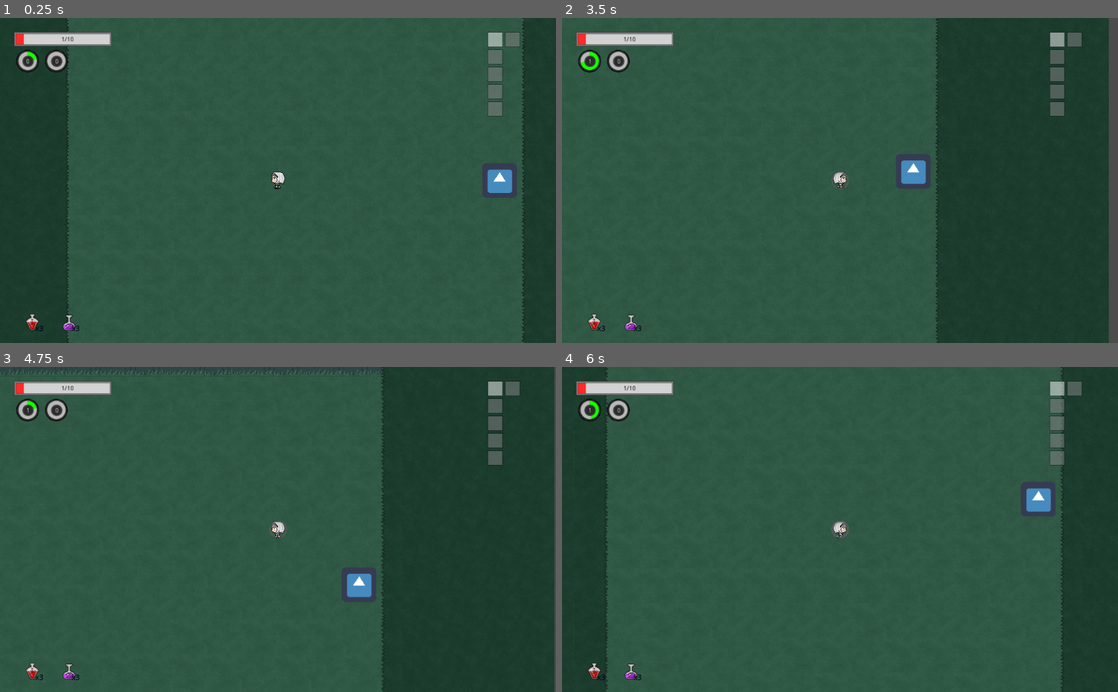
Above: before the commit, frames 1-4 (two rows, left to right).
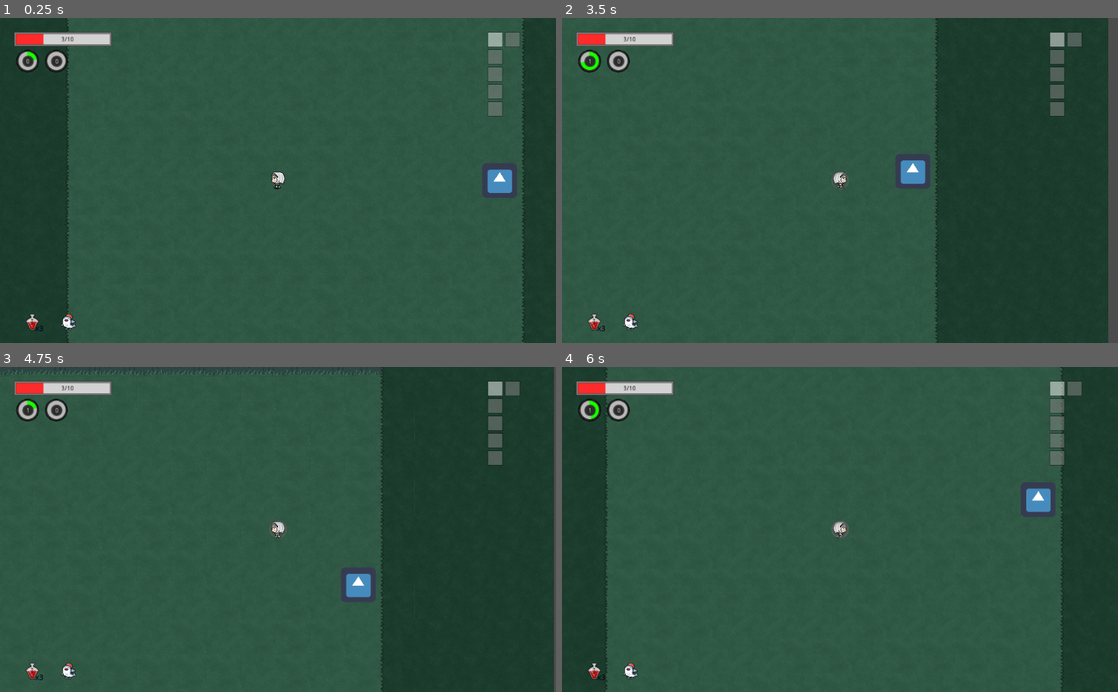
Above: after the commit, the same moments.

Repository: inazumaron/holo_world
Game: Godot game, scene res://levels/level_handler.tscn
The game is run twice, just before and just after one commit, with the same random seed, the same clock (stepped at 60 frames per second) and the same inputs. This scene is started directly instead of the project's main scene. The engine's default icon, where the game draws it, is replaced by a stand-in: a white triangle on a blue panel in a dark square.
Inputs (mouse positions are in pixels of both pictures, inside the frame that each line leads up to):
- Up to frame 1 (0.25 s): no input
- Up to frame 2 (3.5 s): tap Enter (ui_accept) at 0.5, 0.77, 1.52, 3.02 s; move the mouse to (962, 164) at 0.52 s; press the mouse at (962, 164) at 0.53 s; hold Right (ui_right) 0.53-1.28 s; move the mouse to (728, 196) at 1.27 s; release the mouse at (728, 196) at 1.28 s; hold Down (ui_down) 1.28-2.03 s; right-click (728, 196) at 1.35 s; move the mouse to (895, 109) at 2.02 s; press the mouse at (895, 109) at 2.03 s; hold Right (ui_right) 2.03-2.78 s; move the mouse to (812, 245) at 2.77 s; release the mouse at (812, 245) at 2.78 s; hold Up (ui_up) from 2.78 s (still down); right-click (812, 245) at 2.85 s
- Up to frame 3 (4.75 s): move the mouse to (444, 578) at 3.52 s; release Up (ui_up) at 3.53 s; press the mouse at (444, 578) at 3.53 s; hold Left (ui_left) from 3.53 s (still down); tap Enter (ui_accept) at 3.77, 4.52 s; move the mouse to (111, 480) at 4.27 s; release the mouse at (111, 480) at 4.28 s; right-click (111, 480) at 4.35 s
- Up to frame 4 (6 s): move the mouse to (867, 529) at 5.02 s; release Left (ui_left) at 5.03 s; press the mouse at (867, 529) at 5.03 s; hold Down (ui_down) 5.03-5.78 s; move the mouse to (756, 448) at 5.77 s; release the mouse at (756, 448) at 5.78 s; hold Right (ui_right) from 5.78 s (still down); right-click (756, 448) at 5.85 s

The runs differ from the first frame. In frame 1, 0.2% of the frame differs, in the area x 4-15%, y 4-97%; in frame 2, 0.4%; in frame 3, 0.6%, in the area x 0-100%, y 0-100%; in frame 4, 0.3%.

Commit message:
added new buff sfx, fixed ui z-indexes

Diff:
--- a/levels/level_handler.gd
+++ b/levels/level_handler.gd
@@ -71,6 +71,7 @@
 	if character == null:
 		generate_character()
 		character.generate_minimap(path, active_room_val)
+		ItemHandler.process_passive_proc()
 
 	if active_room.cleared and door_list.size() == 0:
 		path[active_room_val]["cleared"] = true
@@ -118,7 +119,6 @@
 	while !valid:
 		i = randi()%room_templates.size()
 		if i == 2:
-			print("template 2 ", data)
 			if data["up"] == -1 and data["down"] == -1:
 				valid = true
 		elif i == 3:
@@ -156,6 +156,7 @@
 		if char3 != null:
 			BuffHandler.change_room(prev_char3, char3)
 		BuffHandler.load_sprites()
+		BuffHandler.room_update()
 
 		if path[active_room_val]["boss_room"] and !path[active_room_val]["cleared"]:
 			dialogue()
--- a/obj/buff_effect.tscn
+++ b/obj/buff_effect.tscn
@@ -1,14 +1,165 @@
-[gd_scene load_steps=33 format=2]
+[gd_scene load_steps=52 format=2]
 
 [ext_resource path="res://resc/buff_status effects_1.png" type="Texture" id=1]
 [ext_resource path="res://resc/c_noel_skills.png" type="Texture" id=2]
 [ext_resource path="res://obj/buff_effect.gd" type="Script" id=3]
+[ext_resource path="res://resc/buff_status effects_2.png" type="Texture" id=4]
+
+[sub_resource type="AtlasTexture" id=45]
+flags = 4
+atlas = ExtResource( 4 )
+region = Rect2( 0, 64, 32, 32 )
+
+[sub_resource type="AtlasTexture" id=46]
+flags = 4
+atlas = ExtResource( 4 )
+region = Rect2( 32, 64, 32, 32 )
+
+[sub_resource type="AtlasTexture" id=47]
+flags = 4
+atlas = ExtResource( 4 )
+region = Rect2( 64, 64, 32, 32 )
+
+[sub_resource type="AtlasTexture" id=42]
+flags = 4
+atlas = ExtResource( 4 )
+region = Rect2( 0, 0, 32, 32 )
+
+[sub_resource type="AtlasTexture" id=43]
+flags = 4
+atlas = ExtResource( 4 )
+region = Rect2( 32, 0, 32, 32 )
+
+[sub_resource type="AtlasTexture" id=44]
+flags = 4
+atlas = ExtResource( 4 )
+region = Rect2( 64, 0, 32, 32 )
+
+[sub_resource type="AtlasTexture" id=36]
+flags = 4
+atlas = ExtResource( 4 )
+region = Rect2( 0, 32, 32, 32 )
+
+[sub_resource type="AtlasTexture" id=37]
+flags = 4
+atlas = ExtResource( 4 )
+region = Rect2( 32, 32, 32, 32 )
+
+[sub_resource type="AtlasTexture" id=38]
+flags = 4
+atlas = ExtResource( 4 )
+region = Rect2( 64, 32, 32, 32 )
+
+[sub_resource type="AtlasTexture" id=33]
+flags = 4
+atlas = ExtResource( 4 )
+region = Rect2( 96, 0, 32, 32 )
+
+[sub_resource type="AtlasTexture" id=34]
+flags = 4
+atlas = ExtResource( 4 )
+region = Rect2( 128, 0, 32, 32 )
+
+[sub_resource type="AtlasTexture" id=35]
+flags = 4
+atlas = ExtResource( 4 )
+region = Rect2( 160, 0, 32, 32 )
+
+[sub_resource type="AtlasTexture" id=39]
+flags = 4
+atlas = ExtResource( 4 )
+region = Rect2( 96, 96, 32, 32 )
+
+[sub_resource type="AtlasTexture" id=40]
+flags = 4
+atlas = ExtResource( 4 )
+region = Rect2( 128, 96, 32, 32 )
+
+[sub_resource type="AtlasTexture" id=41]
+flags = 4
+atlas = ExtResource( 4 )
+region = Rect2( 160, 96, 32, 32 )
 
 [sub_resource type="AtlasTexture" id=6]
 flags = 4
 atlas = ExtResource( 2 )
 region = Rect2( 0, 0, 32, 32 )
 
+[sub_resource type="AtlasTexture" id=20]
+flags = 4
+atlas = ExtResource( 1 )
+region = Rect2( 160, 0, 32, 32 )
+
+[sub_resource type="AtlasTexture" id=21]
+flags = 4
+atlas = ExtResource( 1 )
+region = Rect2( 160, 32, 32, 32 )
+
+[sub_resource type="AtlasTexture" id=22]
+flags = 4
+atlas = ExtResource( 1 )
+region = Rect2( 160, 64, 32, 32 )
+
+[sub_resource type="AtlasTexture" id=23]
+flags = 4
+atlas = ExtResource( 1 )
+region = Rect2( 160, 96, 32, 32 )
+
+[sub_resource type="AtlasTexture" id=7]
+flags = 4
+atlas = ExtResource( 1 )
+region = Rect2( 0, 64, 32, 32 )
+
+[sub_resource type="AtlasTexture" id=8]
+flags = 4
+atlas = ExtResource( 1 )
+region = Rect2( 32, 64, 32, 32 )
+
+[sub_resource type="AtlasTexture" id=9]
+flags = 4
+atlas = ExtResource( 1 )
+region = Rect2( 64, 64, 32, 32 )
+
+[sub_resource type="AtlasTexture" id=10]
+flags = 4
+atlas = ExtResource( 1 )
+region = Rect2( 96, 64, 32, 32 )
+
+[sub_resource type="AtlasTexture" id=11]
+flags = 4
+atlas = ExtResource( 1 )
+region = Rect2( 128, 64, 32, 32 )
+
+[sub_resource type="AtlasTexture" id=24]
+flags = 4
+atlas = ExtResource( 2 )
+region = Rect2( 64, 0, 32, 32 )
+
+[sub_resource type="AtlasTexture" id=12]
+flags = 4
+atlas = ExtResource( 1 )
+region = Rect2( 0, 32, 32, 32 )
+
+[sub_resource type="AtlasTexture" id=13]
+flags = 4
+atlas = ExtResource( 1 )
+region = Rect2( 32, 32, 32, 32 )
+
+[sub_resource type="AtlasTexture" id=14]
+flags = 4
+atlas = ExtResource( 1 )
+region = Rect2( 64, 32, 32, 32 )
+
+[sub_resource type="AtlasTexture" id=15]
+flags = 4
+atlas = ExtResource( 1 )
+region = Rect2( 96, 32, 32, 32 )
+
+[sub_resource type="AtlasTexture" id=16]
+flags = 4
+atlas = ExtResource( 1 )
+region = Rect2( 128, 32, 32, 32 )
+
 [sub_resource type="AtlasTexture" id=17]
 flags = 4
 atlas = ExtResource( 1 )
@@ -23,176 +174,146 @@
 flags = 4
 atlas = ExtResource( 1 )
 region = Rect2( 64, 128, 32, 32 )
+
+[sub_resource type="AtlasTexture" id=26]
+flags = 4
+atlas = ExtResource( 1 )
+region = Rect2( 96, 128, 32, 32 )
+
+[sub_resource type="AtlasTexture" id=27]
+flags = 4
+atlas = ExtResource( 1 )
+region = Rect2( 128, 128, 32, 32 )
+
+[sub_resource type="AtlasTexture" id=28]
+flags = 4
+atlas = ExtResource( 1 )
+region = Rect2( 160, 128, 32, 32 )
+
+[sub_resource type="AtlasTexture" id=1]
+flags = 4
+atlas = ExtResource( 1 )
+region = Rect2( 0, 0, 32, 32 )
+
+[sub_resource type="AtlasTexture" id=2]
+flags = 4
+atlas = ExtResource( 1 )
+region = Rect2( 32, 0, 32, 32 )
+
+[sub_resource type="AtlasTexture" id=3]
+flags = 4
+atlas = ExtResource( 1 )
+region = Rect2( 64, 0, 32, 32 )
+
+[sub_resource type="AtlasTexture" id=4]
+flags = 4
+atlas = ExtResource( 1 )
+region = Rect2( 96, 0, 32, 32 )
+
+[sub_resource type="AtlasTexture" id=5]
+flags = 4
+atlas = ExtResource( 1 )
+region = Rect2( 128, 0, 32, 32 )
 
 [sub_resource type="AtlasTexture" id=25]
 flags = 4
 atlas = ExtResource( 2 )
 region = Rect2( 32, 0, 32, 32 )
 
-[sub_resource type="AtlasTexture" id=7]
-flags = 4
-atlas = ExtResource( 1 )
-region = Rect2( 0, 64, 32, 32 )
-
-[sub_resource type="AtlasTexture" id=8]
-flags = 4
-atlas = ExtResource( 1 )
-region = Rect2( 32, 64, 32, 32 )
-
-[sub_resource type="AtlasTexture" id=9]
-flags = 4
-atlas = ExtResource( 1 )
-region = Rect2( 64, 64, 32, 32 )
-
-[sub_resource type="AtlasTexture" id=10]
-flags = 4
-atlas = ExtResource( 1 )
-region = Rect2( 96, 64, 32, 32 )
-
-[sub_resource type="AtlasTexture" id=11]
-flags = 4
-atlas = ExtResource( 1 )
-region = Rect2( 128, 64, 32, 32 )
-
-[sub_resource type="AtlasTexture" id=20]
-flags = 4
-atlas = ExtResource( 1 )
-region = Rect2( 160, 0, 32, 32 )
-
-[sub_resource type="AtlasTexture" id=21]
-flags = 4
-atlas = ExtResource( 1 )
+[sub_resource type="AtlasTexture" id=30]
+flags = 4
+atlas = ExtResource( 4 )
+region = Rect2( 96, 32, 32, 32 )
+
+[sub_resource type="AtlasTexture" id=31]
+flags = 4
+atlas = ExtResource( 4 )
+region = Rect2( 128, 32, 32, 32 )
+
+[sub_resource type="AtlasTexture" id=32]
+flags = 4
+atlas = ExtResource( 4 )
 region = Rect2( 160, 32, 32, 32 )
-
-[sub_resource type="AtlasTexture" id=22]
-flags = 4
-atlas = ExtResource( 1 )
-region = Rect2( 160, 64, 32, 32 )
-
-[sub_resource type="AtlasTexture" id=23]
-flags = 4
-atlas = ExtResource( 1 )
-region = Rect2( 160, 96, 32, 32 )
-
-[sub_resource type="AtlasTexture" id=24]
-flags = 4
-atlas = ExtResource( 2 )
-region = Rect2( 64, 0, 32, 32 )
-
-[sub_resource type="AtlasTexture" id=26]
-flags = 4
-atlas = ExtResource( 1 )
-region = Rect2( 96, 128, 32, 32 )
-
-[sub_resource type="AtlasTexture" id=27]
-flags = 4
-atlas = ExtResource( 1 )
-region = Rect2( 128, 128, 32, 32 )
-
-[sub_resource type="AtlasTexture" id=28]
-flags = 4
-atlas = ExtResource( 1 )
-region = Rect2( 160, 128, 32, 32 )
-
-[sub_resource type="AtlasTexture" id=1]
-flags = 4
-atlas = ExtResource( 1 )
-region = Rect2( 0, 0, 32, 32 )
-
-[sub_resource type="AtlasTexture" id=2]
-flags = 4
-atlas = ExtResource( 1 )
-region = Rect2( 32, 0, 32, 32 )
-
-[sub_resource type="AtlasTexture" id=3]
-flags = 4
-atlas = ExtResource( 1 )
-region = Rect2( 64, 0, 32, 32 )
-
-[sub_resource type="AtlasTexture" id=4]
-flags = 4
-atlas = ExtResource( 1 )
-region = Rect2( 96, 0, 32, 32 )
-
-[sub_resource type="AtlasTexture" id=5]
-flags = 4
-atlas = ExtResource( 1 )
-region = Rect2( 128, 0, 32, 32 )
-
-[sub_resource type="AtlasTexture" id=12]
-flags = 4
-atlas = ExtResource( 1 )
-region = Rect2( 0, 32, 32, 32 )
-
-[sub_resource type="AtlasTexture" id=13]
-flags = 4
-atlas = ExtResource( 1 )
-region = Rect2( 32, 32, 32, 32 )
-
-[sub_resource type="AtlasTexture" id=14]
-flags = 4
-atlas = ExtResource( 1 )
-region = Rect2( 64, 32, 32, 32 )
-
-[sub_resource type="AtlasTexture" id=15]
-flags = 4
-atlas = ExtResource( 1 )
-region = Rect2( 96, 32, 32, 32 )
-
-[sub_resource type="AtlasTexture" id=16]
-flags = 4
-atlas = ExtResource( 1 )
-region = Rect2( 128, 32, 32, 32 )
 
 [sub_resource type="SpriteFrames" id=29]
 animations = [ {
+"frames": [ SubResource( 45 ), SubResource( 46 ), SubResource( 47 ) ],
+"loop": true,
+"name": "MAX_HP",
+"speed": 5.0
+}, {
+"frames": [ SubResource( 42 ), SubResource( 43 ), SubResource( 44 ) ],
+"loop": true,
+"name": "ATTACK_DAMAGE",
+"speed": 3.0
+}, {
+"frames": [ SubResource( 36 ), SubResource( 37 ), SubResource( 38 ) ],
+"loop": true,
+"name": "MAX_SPEED",
+"speed": 5.0
+}, {
+"frames": [ SubResource( 33 ), SubResource( 34 ), SubResource( 35 ) ],
+"loop": true,
+"name": "ATTACK_COOLDOWN",
+"speed": 5.0
+}, {
+"frames": [ SubResource( 39 ), SubResource( 40 ), SubResource( 41 ) ],
+"loop": true,
+"name": "DEF",
+"speed": 5.0
+}, {
 "frames": [ SubResource( 6 ) ],
 "loop": true,
 "name": "n_shield_0",
 "speed": 5.0
 }, {
+"frames": [ SubResource( 20 ), SubResource( 21 ), SubResource( 22 ), SubResource( 23 ) ],
+"loop": true,
+"name": "slow",
+"speed": 5.0
+}, {
+"frames": [ SubResource( 7 ), SubResource( 8 ), SubResource( 9 ), SubResource( 10 ), SubResource( 11 ) ],
+"loop": true,
+"name": "sleep",
+"speed": 5.0
+}, {
+"frames": [ SubResource( 24 ) ],
+"loop": true,
+"name": "n_shield_2",
+"speed": 5.0
+}, {
+"frames": [ SubResource( 12 ), SubResource( 13 ), SubResource( 14 ), SubResource( 15 ), SubResource( 16 ) ],
+"loop": true,
+"name": "burn",
+"speed": 5.0
+}, {
 "frames": [ SubResource( 17 ), SubResource( 18 ), SubResource( 19 ) ],
 "loop": true,
 "name": "stun",
 "speed": 5.0
 }, {
+"frames": [ SubResource( 26 ), SubResource( 27 ), SubResource( 28 ) ],
+"loop": true,
+"name": "freeze",
+"speed": 5.0
+}, {
+"frames": [ SubResource( 1 ), SubResource( 2 ), SubResource( 3 ), SubResource( 4 ), SubResource( 5 ) ],
+"loop": true,
+"name": "poison",
+"speed": 5.0
+}, {
 "frames": [ SubResource( 25 ) ],
 "loop": true,
 "name": "n_shield_1",
 "speed": 5.0
 }, {
-"frames": [ SubResource( 7 ), SubResource( 8 ), SubResource( 9 ), SubResource( 10 ), SubResource( 11 ) ],
-"loop": true,
-"name": "sleep",
-"speed": 5.0
-}, {
-"frames": [ SubResource( 20 ), SubResource( 21 ), SubResource( 22 ), SubResource( 23 ) ],
-"loop": true,
-"name": "slow",
-"speed": 5.0
-}, {
-"frames": [ SubResource( 24 ) ],
-"loop": true,
-"name": "n_shield_2",
-"speed": 5.0
-}, {
-"frames": [ SubResource( 26 ), SubResource( 27 ), SubResource( 28 ) ],
-"loop": true,
-"name": "freeze",
-"speed": 5.0
-}, {
-"frames": [ SubResource( 1 ), SubResource( 2 ), SubResource( 3 ), SubResource( 4 ), SubResource( 5 ) ],
-"loop": true,
-"name": "poison",
-"speed": 5.0
-}, {
-"frames": [ SubResource( 12 ), SubResource( 13 ), SubResource( 14 ), SubResource( 15 ), SubResource( 16 ) ],
-"loop": true,
-"name": "burn",
+"frames": [ SubResource( 30 ), SubResource( 31 ), SubResource( 32 ) ],
+"loop": true,
+"name": "b_regen",
 "speed": 5.0
 } ]
 
 [node name="AnimatedSprite" type="AnimatedSprite"]
 frames = SubResource( 29 )
-animation = "n_shield_2"
+animation = "DEF"
 script = ExtResource( 3 )
--- a/obj/buff_handler.gd
+++ b/obj/buff_handler.gd
@@ -17,6 +17,12 @@
 #data format: {node: string, buff_path: [string, string ...], sprite_animation: string}
 #for data with sprites thats not temp buff, mainly for reapplying sprites
 
+var party_buffs = []
+#data format: {node: string (who has the buff), details: {}, type: string (sec, realtime, temp_buff, etc) which handler deals with it
+#			depending on type:, applied: bool, timer:
+#for buffs affecting whole party
+
+const room_delayed_buffs = ["heal_pr"] #just update this
 #sec timer deals with buffs that is applied every second, i.e. poison, DoT stuff, HoT
 
 var timers = {'sec':0}
@@ -74,7 +80,6 @@
 					source = get_e_index(i["node"])
 					enemy_nodes[source]["buffs"].erase(i["source_buff"])
 					enemy_nodes[source]["node"].buffs = enemy_nodes[source]["buffs"]
-					print(enemy_nodes[source]["buffs"])
 				realtime_buffs.erase(i)
 
 func temp_buff_handler(delta):
@@ -94,7 +99,7 @@
 			i['node'].multipliers[i['details']['stat']] *= i['details']['multiplier']
 			i['node'].offsets[i['details']['stat']] += i['details']['offsets']
 			var buff_sprite = buff_spr_base.instance()
-			buff_sprite.play("burn")
+			buff_sprite.play(i['details']['stat'])
 			i['node'].add_child(buff_sprite)
 			i['sprite'] = buff_sprite
 
@@ -141,6 +146,7 @@
 		var x = enemy_nodes[i]['node']
 		x.buffs = enemy_nodes[i]['buffs']
 
+	#================================================================================================
 	#passing buffs to realtime handler
 	var temp = find_buff(effects, "knockback")
 	if temp.size() > 0:
@@ -148,6 +154,8 @@
 			var temp2 = {"node":source, "type":"knockback", "details":effects[i]["knockback"], "source_buff":effects["name"]}
 			realtime_buffs.append(temp2)
 
+	#================================================================================================
+	#passing buffs to temp buffs handler
 	temp = find_buff(effects, "fast")	#"fast": ["speed", "duration", "party", "behaviour"],
 	if temp.size() > 0:
 		for i in temp:
@@ -168,7 +176,6 @@
 			var temp2 = {"node":source, "details":{"stat":"ATTACK_DAMAGE", "offsets":0, "multiplier":effects[i]["strong"][0]},
 				"timer":effects[i]["strong"][1], "applied":false, "party":effects[i]["strong"][2], "behaviour":effects[i]["strong"][3]}
 			temp_buffs.append(temp2)
-			print("str updated")
 
 	temp = find_buff(effects, "quick")	#"quick": ["aspd", "duration", "party", "behaviour"]
 	if temp.size() > 0:
@@ -206,11 +213,29 @@
 		if effects[i].empty():
 			effects.erase(i)
 
+	temp_res = find_buff(effects, "heal_pr")
+	for i in temp_res:
+		if effects[i]["heal_pr"][2] == false:
+			if effects[i]["heal_pr"][1]:
+				pass #party
+			else:
+				source.HP = min(source.HP+effects[i]["heal_pr"][0], source.MAX_HP)
+				source.ui_manipulation(0)
+			effects[i]["heal_pr"][2] = true
+
 func find_buff(buff_list, buff_name):
 	var res = []
 	for i in buff_list:
 		if buff_name in buff_list[i]:
 			res.append(i)
+	return res
+
+func find_buff_list(buff_list, buff_names):
+	var res = []
+	for i in buff_list:
+		for j in buff_names:
+			if j in i:
+				res.append(i)
 	return res
 
 func is_player(id):
@@ -239,7 +264,6 @@
 		if i['node'] == source:
 			present = true
 	if !present:
-		print("character added")
 		char_nodes.append({'node':source, 'buffs':source.buffs})
 
 func enemy_dead(src):
@@ -277,7 +301,7 @@
 	return false
 
 func change_room(old_Id, new_Id):
-	#for i in char_nodes:
+	#for i in char_nodes: # char nodes are refreshed when changing rooms
 		#if i['node'] == old_Id:
 			#i['node'] = new_Id
 	for i in realtime_buffs:
@@ -291,15 +315,13 @@
 		if i['node'] == old_Id:
 			i['node'] = new_Id
 
-func save_sprites():	#save buff sprites not in temp buffs
-	print(char_nodes)
+func save_sprites():	#save buff sprites not in temp buffs=
 	for i in char_nodes:
 		for b in i['buffs']:
 			if 'sprite' in i['buffs'][b]:
 				reapply.append({"node":i['node'], "path":b, "sprite_animation":i['buffs'][b]['sprite'].get_animation(), "skill_origin":i['buffs'][b]['sprite'].skill_origin})
 
 func load_sprites():	#reapply saved sprites
-	print("loading")
 	for i in reapply:
 		var temp = buff_spr_base.instance()
 		temp.play(i["sprite_animation"])
@@ -308,3 +330,10 @@
 		var index = get_p_index(i['node'])
 		char_nodes[index]["buffs"][i['path']]['sprite'] = temp
 	reapply.clear()
+
+func room_update():		#when changing rooms, refreshes room delayed buffs
+	for i in char_nodes:
+		var temp = find_buff_list(i["buffs"],room_delayed_buffs)
+		if temp.size() > 0:
+			for j in temp:
+				i["buffs"][j][2] = false
--- a/obj/item_handler.gd
+++ b/obj/item_handler.gd
@@ -2,14 +2,15 @@
 
 const blank = {"name":"Blank","type":"none"}
 var item1 = {"name":"Nakirium", "type":"Stack", "effect":"Buff", "stack_count":3, "effect_details":{"heal": [5, 0]}}
-var item2 = {"name":"Asacoco", "type":"Stack", "effect":"Buff", "stack_count":3,
-		"effect_details":{"strong": [2, 15, 0, "bg"],"tough": [1, 15, 0, "bg"]}}
+var item2 = {"name":"Bloop", "type":"Passive", "effect":"Buff", "effect_details":{"heal_pr":[2,0, false]}, "cooldown":"room"}
 
 var item_r_cooldown = [1,1]	#for room type cooldowns, turns to 1 on next not cleared room, 0 when used
 var item_cooldowns = [0,0]	#for cooldowns not room type, process will handle this part
 
 var can_use = true		#item cooldown
 var cooldown = 0
+
+var passive_processed = false
 
 const item_list = {
 	"Ticket":
@@ -26,7 +27,7 @@
 		{"name":"Asacoco", "type":"Stack", "effect":"Buff", "stack_count":3,
 		"effect_details":{"strong": [2, 15, 0, "bg"],"tough": [1, 15, 0, "bg"]}},
 	"Bloop":
-		{"name":"Bloop", "type":"Passive", "effect":"Passive", "effect_details":""},
+		{"name":"Bloop", "type":"Passive", "effect":"Buff", "effect_details":{"heal_pr":[2,0, false]}, "cooldown":"room"},
 	"Kiara's feather":
 		{"name":"Kiara's feather", "type":"Passive", "effect":"Buff",
 		"effect_details":{"revive": [1, 1, 1]}},
@@ -106,6 +107,18 @@
 		if(item1["type"] == "Switch"):
 			t_switch(x)
 
+func process_passive_proc():
+	if item1["type"] == "Passive":
+		process_passives(item1)
+	if item2["type"] == "Passive":
+		process_passives(item2)
+
+func process_passives(item):
+	if item["effect"] == "Buff":
+		var temp_buff = {"name":item["name"], "buffs": item["effect_details"].duplicate()}
+		BuffHandler.add_buff(temp_buff)
+		print("added ",temp_buff)
+
 func t_single_use(x):
 	activate_item(x)
 	if x:
--- a/obj/unit_scripts.gd
+++ b/obj/unit_scripts.gd
@@ -33,6 +33,7 @@
 	"quick": ["aspd", "duration", "party", "behaviour"],		#aspd = cooldown multiplier
 	"regen": ["amount", "duration", "party", "behaviour"],
 	"heal": ["amount", "party"],
+	"heal_pr":["amount", "party", "activated"],
 	"shield": ["stack", "duration", "party", "behaviour"],
 	"critRate": ["value", "duration", "party", "behaviour"],
 	"critDmg": ["value", "duration", "party", "behaviour"],
@@ -58,6 +59,3 @@
 	#9		-	7 + 0.5 enemy budget
 	#10		-	same as main character, 7 + 2 enemy budget
 }
-
-#Bugs found
-# - dialogue repeates even when cleared
--- a/player/132_Noel.gd
+++ b/player/132_Noel.gd
@@ -105,7 +105,7 @@
 		pos_timer = POS_UPDATE_TIMER
 
 	if attack_timer < ATTACK_STACK_COUNT:
-		attack_timer += delta/ATTACK_COOLDOWN
+		attack_timer += delta/(ATTACK_COOLDOWN * multipliers["ATTACK_COOLDOWN"])
 
 func general_action():
 	if Input.is_action_just_pressed("mouse_click"):
@@ -131,7 +131,7 @@
 
 func apply_movement(acceleration):
 	movement += acceleration
-	movement = movement.clamped(MAX_SPEED)
+	movement = movement.clamped((MAX_SPEED + offsets["MAX_SPEED"])*multipliers["MAX_SPEED"])
 	return movement
 
 func attack():
@@ -215,9 +215,11 @@
 func generate_ui():
 	ui = ui_base.instance()
 	ui.position = Vector2(-380,-260)
+	ui.z_index = 1
 	add_child(ui)
 	item = item_base.instance()
 	item.position = Vector2(-420,260)
+	item.z_index = 1
 	add_child(item)
 	ui_manipulation(0)
 
@@ -225,6 +227,7 @@
 	minimap = minimap_base.instance()
 	minimap.map = path
 	minimap.loc = active_room_val
+	minimap.z_index = 1
 	add_child(minimap)
 	minimap.generate_minimap()
 
Binary file added: resc/buff_status effects_2.png
Not shown, added: resc/buff_status effects_2.png.import
